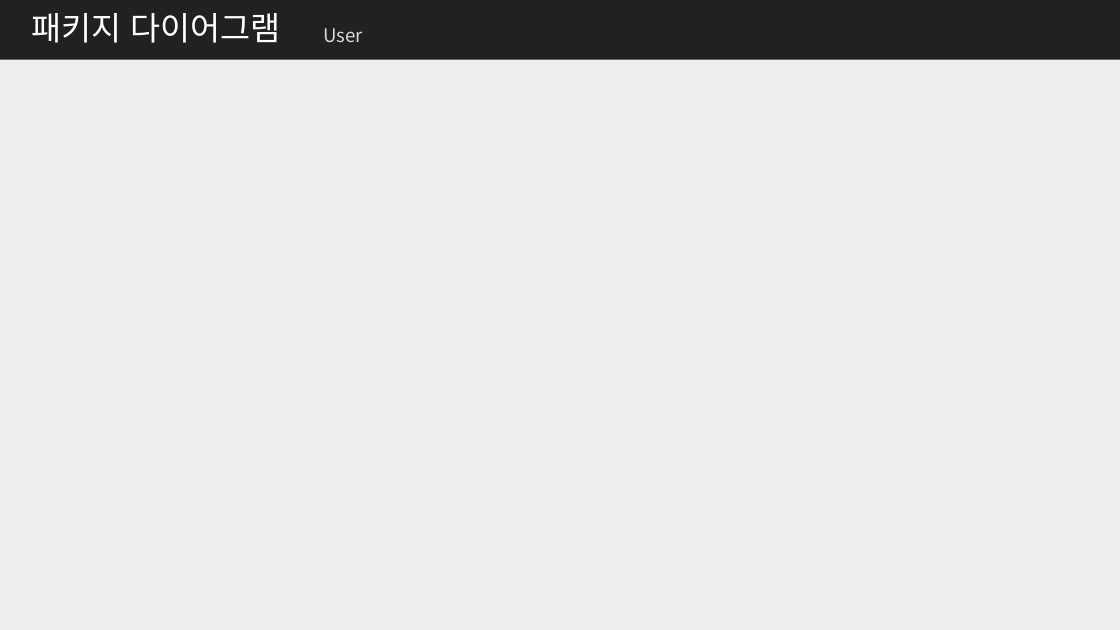
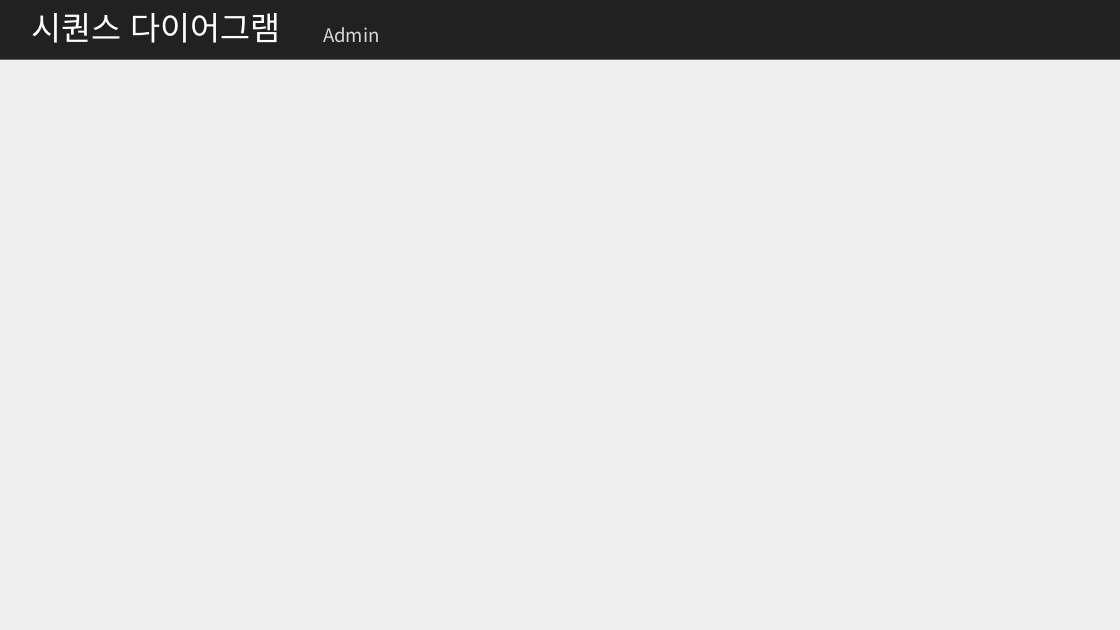
Before and after one commit to me0768/KHFinalProject, a slide deck: slide 27 of 보고서/클래스설계서_Final_Project.pptx (slide 8 before the commit). Drawn at 1120x630 pixels with LibreOffice and Linux fonts; fonts in the diff are those of the drawing. Boxes give left, top, right and bottom in pixels: in the first picture for what was removed or moved away, otherwise in the second. Text is boxed around its words. In the diff, an @@ line names an element or a change of style, - is before the commit and + after.

```diff
--- a/보고서/클래스설계서_Final_Project.pptx
+++ b/보고서/클래스설계서_Final_Project.pptx
@@ title at bbox=[31, 13, 281, 43]: text changed @@
-패키지 다이어그램
+시퀀스 다이어그램
@@ text at bbox=[323, 27, 380, 42]: text changed @@
-User
+Admin
```
Also in this commit, not shown: 6 other slides changed, 9 slides added, 20 other files.
